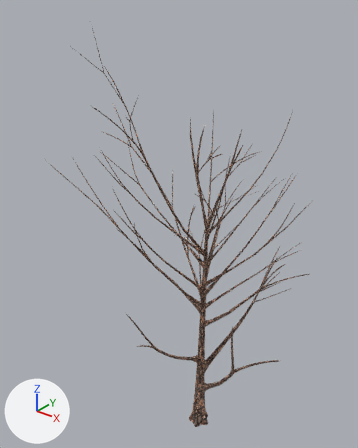
An edit to the glTF model docs/models/Tree6.glb, drawn before and after from the same camera.
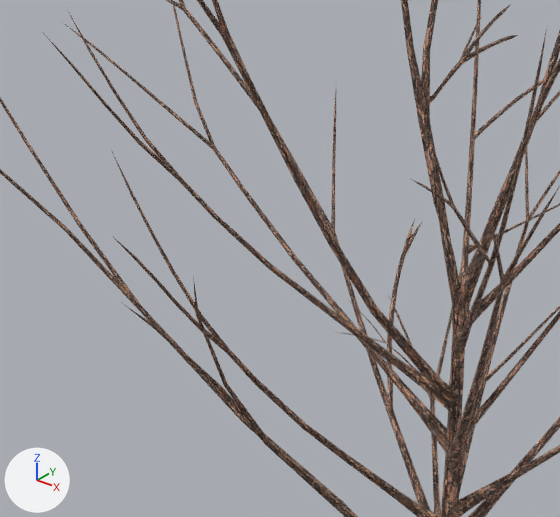
Each version is shown whole from a 50 mm camera at (4.25, -5.96, 7.9) aimed at (-0.57, 0.07, 4.17), then close up on the part from 23% to 65% of the width and 32% to 64% of the height. The lights are fixed; the arrows at lower left show +X, +Y and +Z. The last two pictures show the newer version. Where no turn or scale is listed for an object, it has been applied to the vertices.
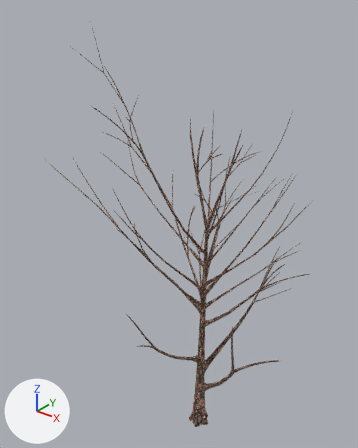
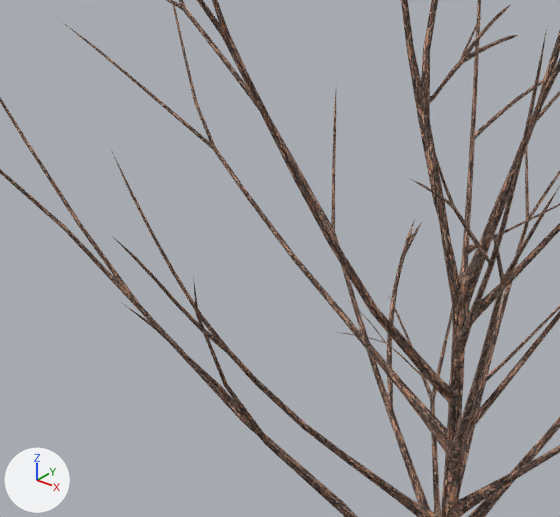
Pixel boxes (x1, y1, x2, y2) of what changed, in the close-ups (560 x 517 px):
'polySurface8', deleted: before (44, 13, 457, 411)

What changed in the scene script:
```text
Remove ob_polysurface8:
    ob_polysurface8 = bpy.data.objects.new('polySurface8', me_mesh_020)
    ob_polysurface8.location = (0.0, 0.0, 0.0)
```
